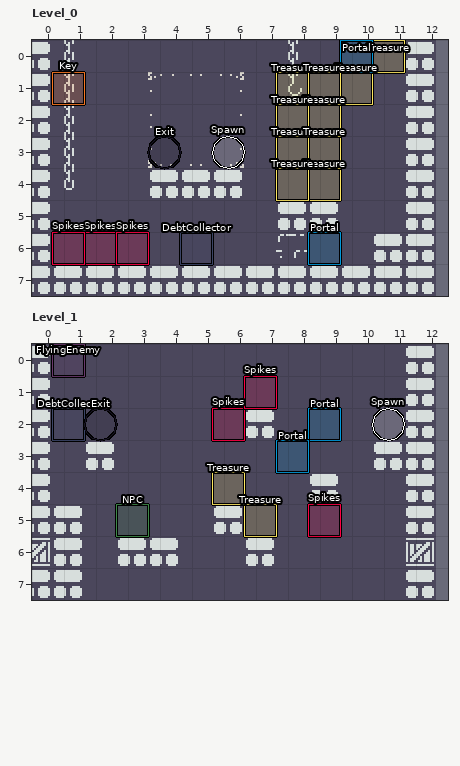
A LDtk project gets an edit: Source/level/world.ldtk. The picture above is the old version.
Cells are 16x16 px. Shown: Level_0 x 0..12, y 0..7; Level_1 x 0..12, y 0..7. Layer "Tiles1" is drawn -6,0 px off the grid.
After the commit:
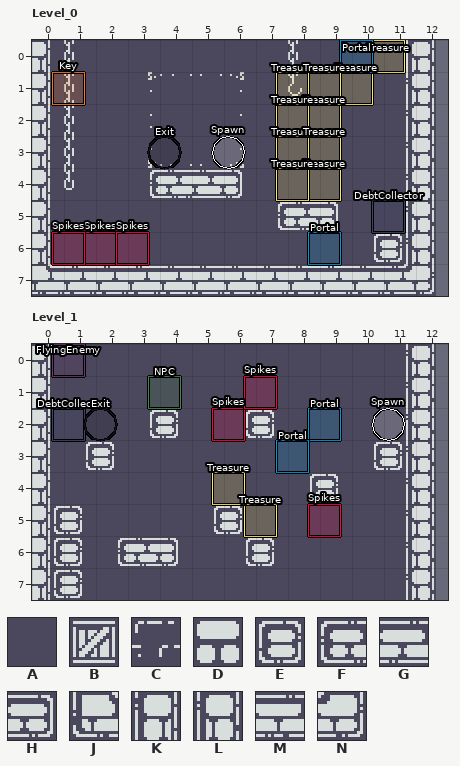
Key: from "Tileset": A 761, B 812, C 859, D 912, E 1345, F 1395, G 1396, H 1397, J 1493, K 1537, L 1545, M 1694, N 1695.
_ is an empty cell, . an unchanged one.
Objects are placed by their top-left corner, in cells (3,4 is the top-left corner of cell 3,4); size is 1x1 cell unless given.
The edit:
--- layer "Tiles1", Level_0
@@ x 0..12 @@
-0 D...........D
-1 D...........D
-2 D...........D
-3 D...........D
-4 D...DDD.....D
-5 D.......DD..D
-6 D.......C..DD
-7 DDDDDDDDDDDDD
+0 K...........L
+1 K...........L
+2 K...........L
+3 K...........L
+4 K...FGH.....L
+5 K.......FH..L
+6 K.......A..EL
+7 JMMMMMMMMMMMN
--- layer "Entities", Level_0
-"DebtCollector" rectangle at 4.6,6
+"DebtCollector" rectangle at 10.6,5
--- layer "Tiles1", Level_1
@@ x 0..12 @@
-0 D...........D
-1 D...........D
-2 D...A..D....D
-3 D.D........DD
-4 D........D..D
-5 DD....D.....D
-6 BD.DD..D....B
-7 DD..........D
+0 K...........L
+1 K...........L
+2 K...E..E....L
+3 K.E........EL
+4 K........E..L
+5 KE....E.....L
+6 KE.FH..E....L
+7 KE..........L
--- layer "Entities", Level_1
-"NPC" rectangle at 2.6,5
+"NPC" rectangle at 3.6,1
